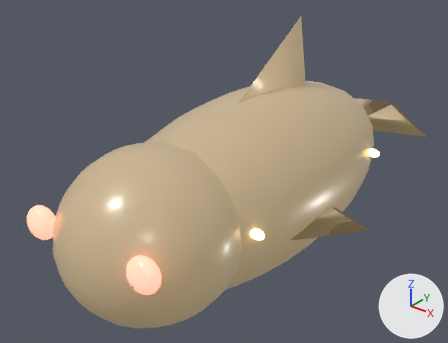
The Blender file assets/models/ocean/fish/thorn-torpedo.blend as it was, and as the next commit left it.
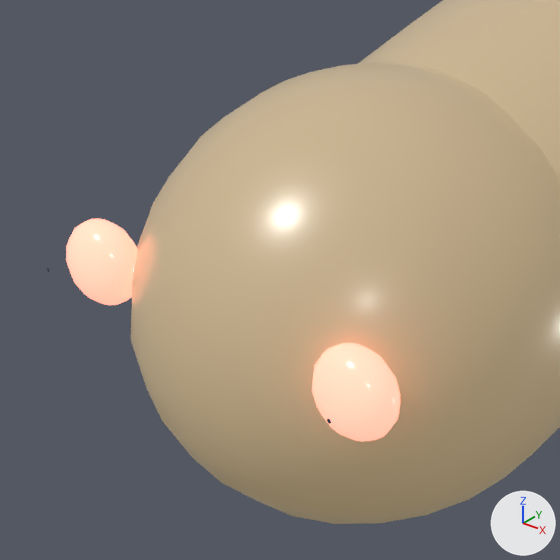
Each version appears first whole from a 50 mm camera at (2.43, -3.39, 2.06) aimed at (-0.25, -0.03, -0.02), and next in a close-up on the part from 0% to 50% of the width and 34% to 100% of the height. Arrows for +X, +Y and +Z are at lower right; the lights stay in place. The last two pictures show the newer version.

Objects in the first close-up: 'body', 'head', 'weak-point-eye--1', 'weak-point-eye-1'.
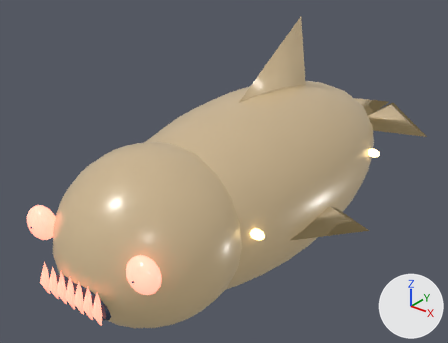
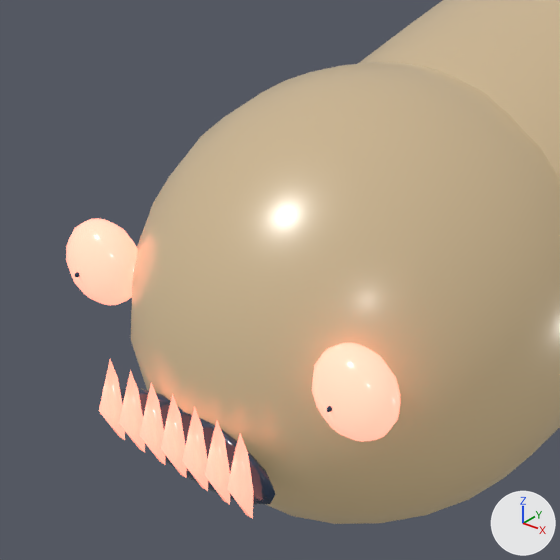
Where the newer file only moved an object's origin or applied its transform, the numbers keep the older frame.

Changed parts and their boxes (x1, y1, x2, y2) in the close-ups (560 x 560 px):
'mouth', added: after (120, 388, 275, 505)
'fang-3', added: after (227, 433, 254, 519)
'fang-2', added: after (205, 420, 230, 505)
'fang-1', added: after (182, 406, 208, 491)
'fang-0', added: after (161, 394, 187, 478)
'fang--1', added: after (139, 382, 165, 465)
'fang--2', added: after (119, 370, 145, 452)
'fang--3', added: after (99, 359, 125, 440)

The change, as a list of edits to the scene's bpy script:
```text
Add me_cone_157:
    me_cone_157.from_pydata(...)  # a 7-sided cone pointing to +z spanning x -0.97..0.97, y -0.9..1.0, z -1.0..1.0
    me_cone_157.polygons.foreach_set('use_smooth', [True] * 8)
    me_cone_157.materials.append(mat_thorn_torpedo_eye)  # pink #ff9b86, glowing pink #ff9b86
Add me_sphere_144_1:
    me_sphere_144_1.from_pydata(...)  # a UV sphere (16 segments, 8 rings, poles along z) spanning x -1.0..1.0, y -1.0..1.0, z -1.0..1.0
    me_sphere_144_1.polygons.foreach_set('use_smooth', [True] * 128)
    me_sphere_144_1.materials.append(mat_thorn_torpedo_pupil)  # dark blue #26354b
Add ob_fang_3:
    ob_fang_3 = bpy.data.objects.new('fang-3', me_cone_157)
    ob_fang_3.parent = ob_thorn_torpedo
    ob_fang_3.location = (0.225, -1.73, -0.07)
    ob_fang_3.rotation_euler = (1.571, 0.0, 0.0)  # degrees (90, 0, 0)
    ob_fang_3.scale = (0.025, 0.12, 0.025)
Add ob_fang_2:
    ob_fang_2 = bpy.data.objects.new('fang-2', me_cone_157.copy())
    ob_fang_2.parent = ob_thorn_torpedo
    ob_fang_2.location = (0.15, -1.73, -0.07)
    ob_fang_2.rotation_euler = (1.571, 0.0, 0.0)  # degrees (90, 0, 0)
    ob_fang_2.scale = (0.025, 0.12, 0.025)
Add ob_fang_1:
    ob_fang_1 = bpy.data.objects.new('fang-1', me_cone_157.copy())
    ob_fang_1.parent = ob_thorn_torpedo
    ob_fang_1.location = (0.075, -1.73, -0.07)
    ob_fang_1.rotation_euler = (1.571, 0.0, 0.0)  # degrees (90, 0, 0)
    ob_fang_1.scale = (0.025, 0.12, 0.025)
Add ob_fang_0:
    ob_fang_0 = bpy.data.objects.new('fang-0', me_cone_157.copy())
    ob_fang_0.parent = ob_thorn_torpedo
    ob_fang_0.location = (0.0, -1.73, -0.07)
    ob_fang_0.rotation_euler = (1.571, 0.0, 0.0)  # degrees (90, 0, 0)
    ob_fang_0.scale = (0.025, 0.12, 0.025)
Add ob_fang__1:
    ob_fang__1 = bpy.data.objects.new('fang--1', me_cone_157.copy())
    ob_fang__1.parent = ob_thorn_torpedo
    ob_fang__1.location = (-0.075, -1.73, -0.07)
    ob_fang__1.rotation_euler = (1.571, 0.0, 0.0)  # degrees (90, 0, 0)
    ob_fang__1.scale = (0.025, 0.12, 0.025)
Add ob_fang__2:
    ob_fang__2 = bpy.data.objects.new('fang--2', me_cone_157.copy())
    ob_fang__2.parent = ob_thorn_torpedo
    ob_fang__2.location = (-0.15, -1.73, -0.07)
    ob_fang__2.rotation_euler = (1.571, 0.0, 0.0)  # degrees (90, 0, 0)
    ob_fang__2.scale = (0.025, 0.12, 0.025)
Add ob_fang__3:
    ob_fang__3 = bpy.data.objects.new('fang--3', me_cone_157.copy())
    ob_fang__3.parent = ob_thorn_torpedo
    ob_fang__3.location = (-0.225, -1.73, -0.07)
    ob_fang__3.rotation_euler = (1.571, 0.0, 0.0)  # degrees (90, 0, 0)
    ob_fang__3.scale = (0.025, 0.12, 0.025)
Add ob_mouth:
    ob_mouth = bpy.data.objects.new('mouth', me_sphere_144_1)
    ob_mouth.parent = ob_thorn_torpedo
    ob_mouth.location = (0.0, -1.671, -0.11)
    ob_mouth.scale = (0.28, 0.035, 0.1)
```
